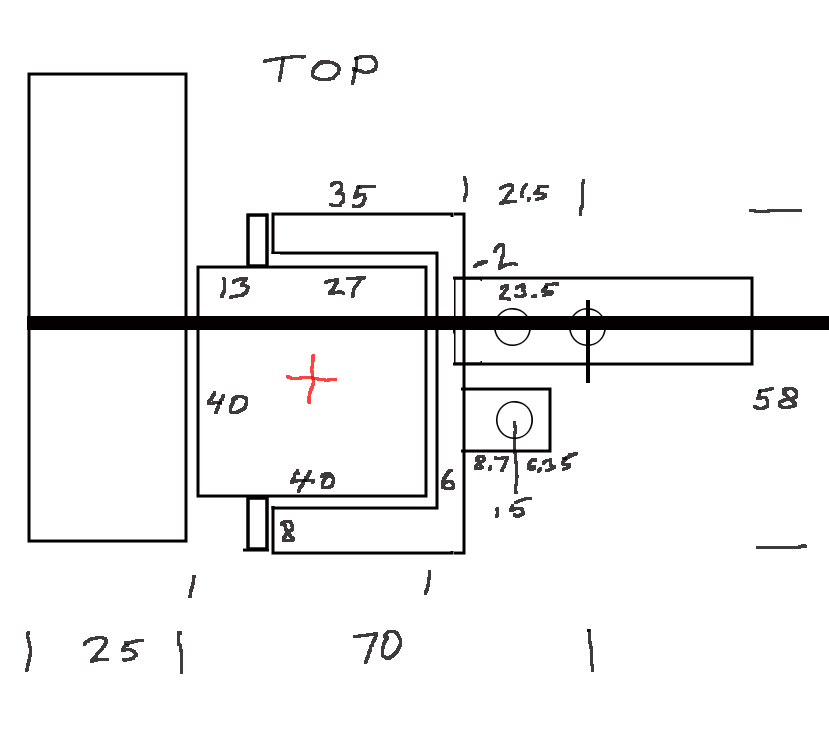
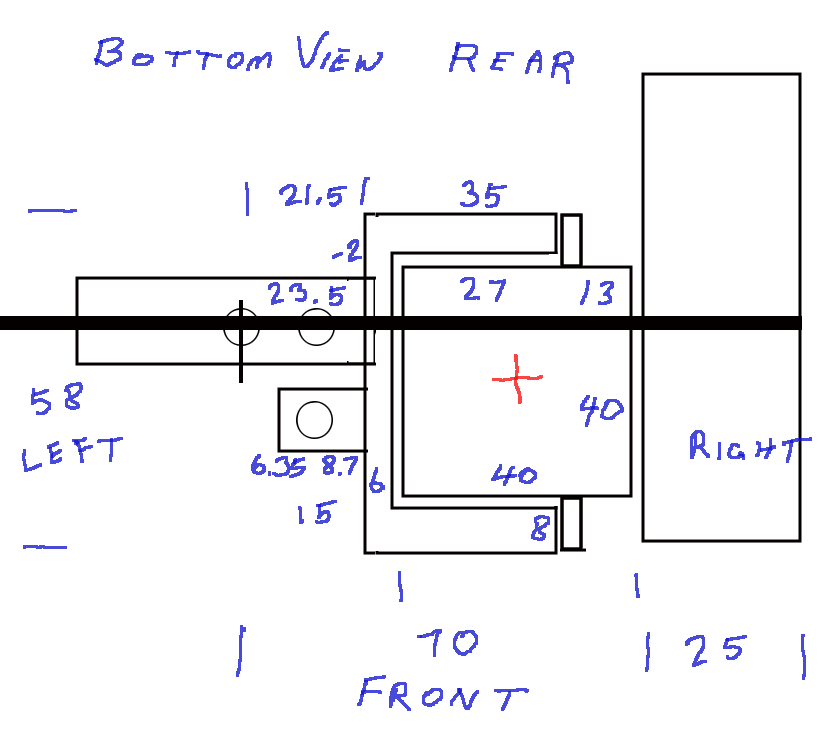
Revision of a layered (829, 730) image; what changed, layer by layer:
added layer "measurements flipped" above "measurements" over [22, 31, 812, 711]
hid "measurements", painted on it over [22, 55, 807, 674]
painted on "world origin" over [286, 354, 543, 404]
painted on "stem" over [277, 387, 552, 453]
painted on "girder" over [75, 276, 754, 366]
painted on "truck post" over [239, 300, 590, 383]
painted on "mount" over [271, 212, 558, 555]
painted on "motor" over [196, 213, 633, 552]
painted on "tire" over [27, 72, 802, 543]
painted on "axle" over [0, 316, 829, 330]
